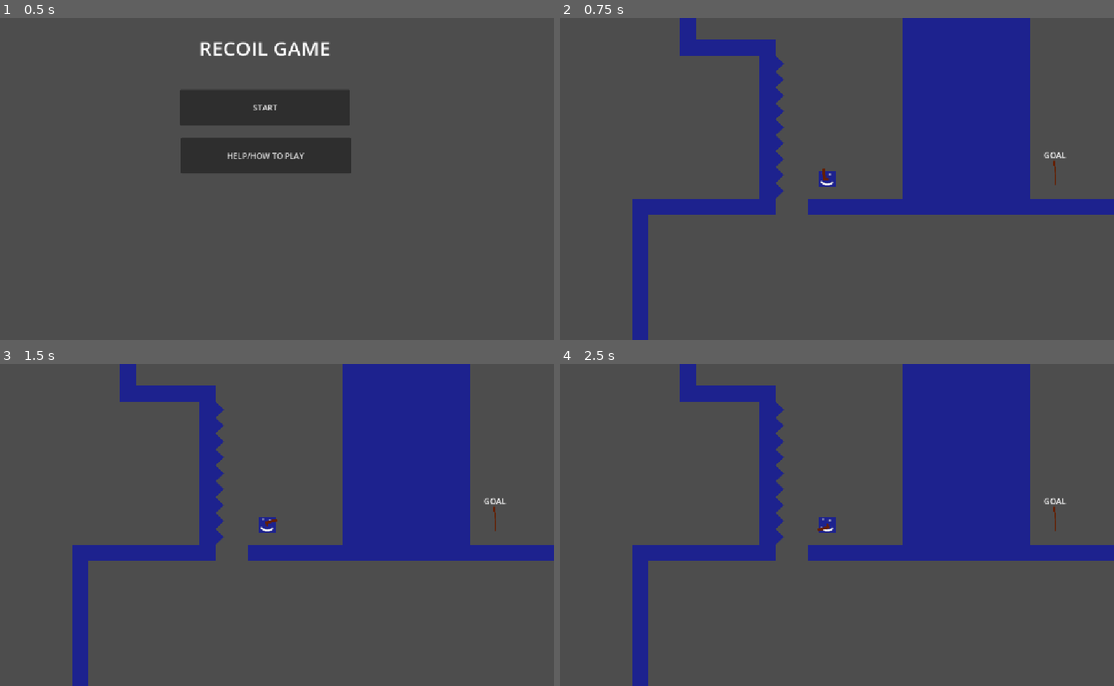
Above: before the commit, frames 1-4 (two rows, left to right).
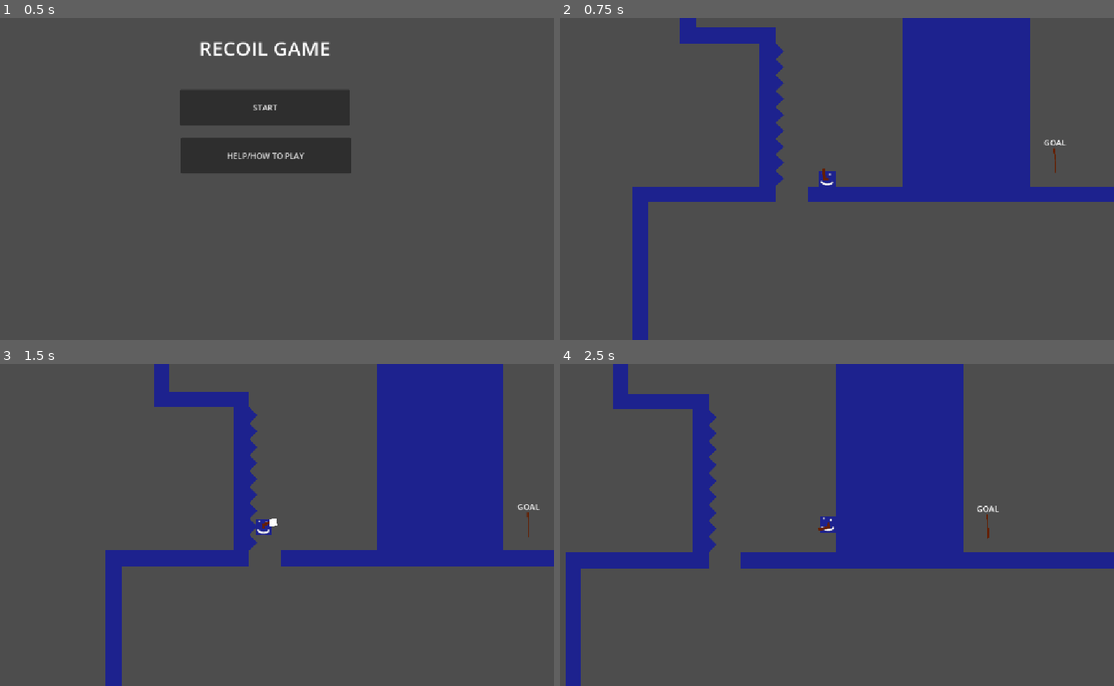
Above: after the commit, the same moments.

Repository: ejoit/Shooter-Game
Game: Godot game, scene res://Scenes/tile_screen.tscn
Two runs of this game, one before a commit and one after it. Both use one fixed random seed, a clock stepped at 60 frames per second and the inputs below.
Inputs (mouse positions are in pixels of both pictures, inside the frame that each line leads up to):
- Up to frame 1 (0.5 s): no input
- Up to frame 2 (0.75 s): click "START" at 0.5 s
- Up to frame 3 (1.5 s): tap Enter (ui_accept) at 1.25 s; move the mouse to (393, 508) at 1.27 s; hold Right (ui_right) from 1.28 s (still down); click (393, 508) at 1.35 s
- Up to frame 4 (2.5 s): keep holding Right (ui_right); tap Enter (ui_accept) at 1.52, 2.27 s; move the mouse to (715, 541) at 2.02 s; click (715, 541) at 2.1 s

Frame 1 is identical in both runs. In frame 2, 6.7% of the frame differs, in the area x 13-100%, y 2-62%; in frame 3, 17%; in frame 4, 25%, in the area x 1-100%, y 0-100%.
Error before the commit: Parse Error: Unexpected "VCS conflict marker" in class body. (res://Scripts/player.gd:11)

Commit message:
Fix formatting issues in player.gd

Diff:
--- a/Scripts/player.gd
+++ b/Scripts/player.gd
@@ -8,7 +8,6 @@
 const AIR_FRICTION = 50
 const JUMP_VELOCITY = -300.0
 const GRAVITY = 1080.0
->>>>>>> a44dd58b1548f283b5c70b37a8db700cbc19e715
 const FALL_GRAVITY = 1400
 const SHOOT_VELCITY = -660
 const WALL_SHOOT_VELOCITY = -660
